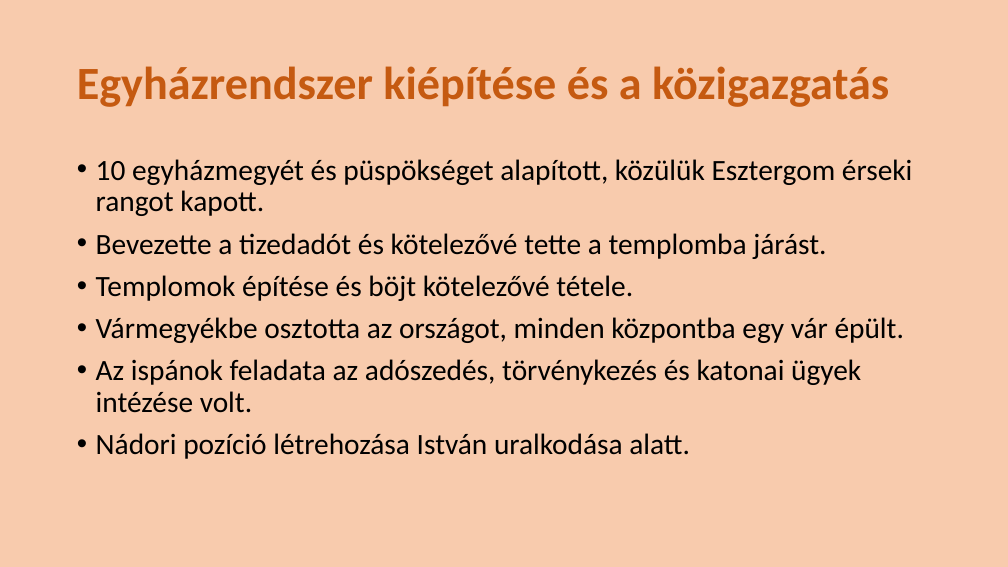
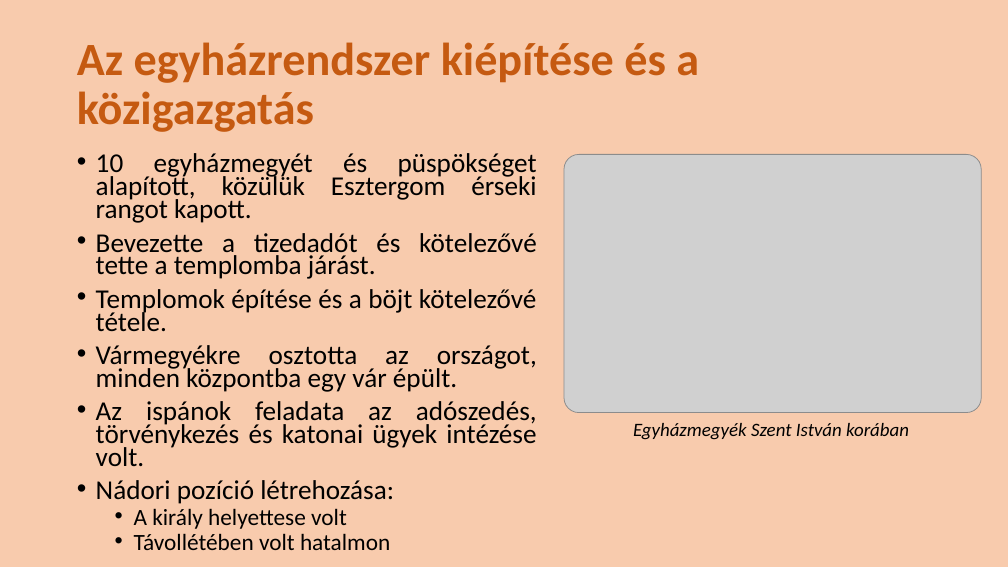
Before and after one commit to gyergyakliviusz/tori_tetelek, a slide deck: slide 5 of 12. Géza fejedelemsége és Szent István államszervező tevékenysége.pptx. Drawn at 1008x567 pixels with LibreOffice and Linux fonts; fonts in the diff are those of the drawing; grey boxes stand for pictures. Boxes give left, top, right and bottom in pixels: in the first picture for what was removed or moved away, otherwise in the second. Text is boxed around its words. In the diff, an @@ line names an element or a change of style, - is before the commit and + after.

```diff
--- a/12. Géza fejedelemsége és Szent István államszervező tevékenysége.pptx
+++ b/12. Géza fejedelemsége és Szent István államszervező tevékenysége.pptx
@@ title at (77, 42, 699, 132): text changed @@
-Egyházrendszer kiépítése és a közigazgatás
+Az egyházrendszer kiépítése és a közigazgatás
@@ text at (96, 153, 537, 466): size 28 to 25.9 pt in "10 egyházmegyét és püspökséget alapított, közülük Esztergom ...", "Bevezette a tizedadót és kötelezővé tette a ...", "Az ispánok feladata az adószedés, törvénykezés és ..."; alignment left to justified; line spacing 0.9 to 0.7 @@
@@ picture added at (564, 154, 982, 413) @@
@@ text at (96, 289, 537, 392): text changed; size 28 to 25.9 pt @@
-• Templomok építése és böjt kötelezővé tétele.
-• Vármegyékbe osztotta az országot, minden központba egy vár épült.
+• Templomok építése és a böjt kötelezővé tétele.
+• Vármegyékre osztotta az országot, minden központba egy vár épült.
@@ text added at (633, 423, 909, 440), 18 pt, text #000000, italic @@
+Egyházmegyék Szent István korában
@@ text at (96, 480, 394, 550): text changed; size 28 to 22.2 pt @@
-• Nádori pozíció létrehozása István uralkodása alatt.
+• Nádori pozíció létrehozása:
+  • A király helyettese volt
+  • Távollétében volt hatalmon
```
Also in this commit, not shown: 4 other slides changed, 8 other files.
